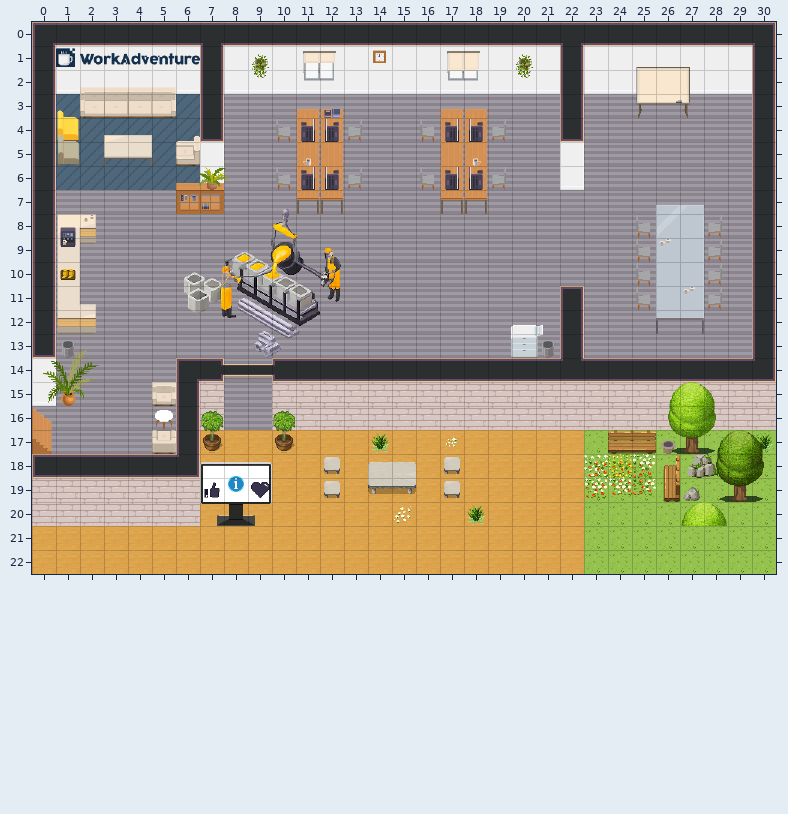
Tiled map (JSON): office.tmj. The picture above was drawn from the file before the commit.
Cells are 32x32 px. Shown: x 0..30, y 0..22.
After the commit:
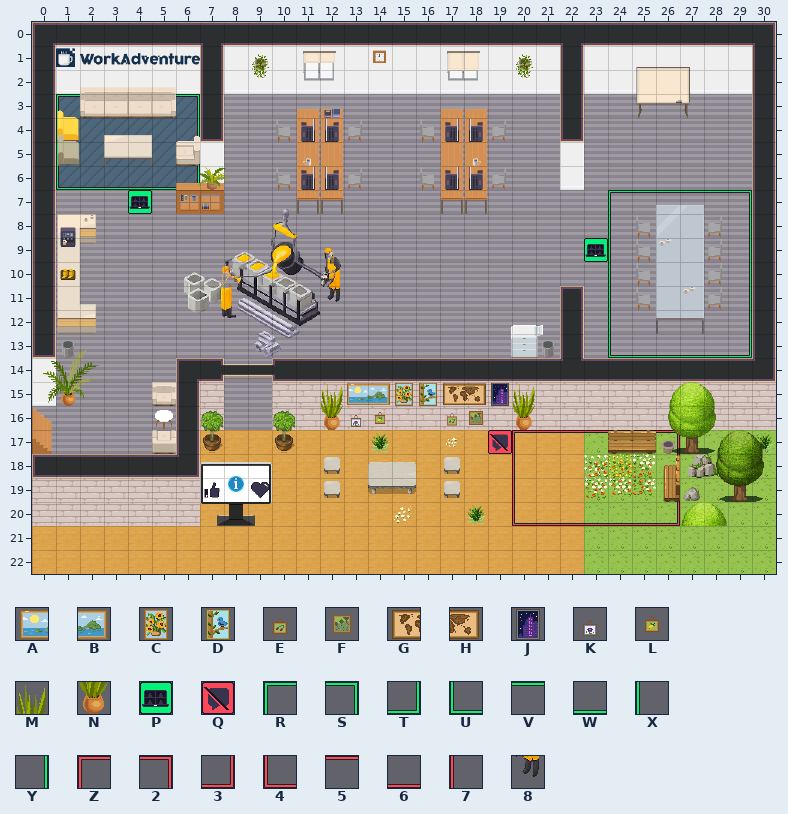
Key: from "WA_Decoration": A 0, B 1, C 2, D 3, E 4, F 5, G 24, H 25, J 26, K 27, L 28, M 75, N 87; from "WA_User_Interface": P 21, Q 60, R 161, S 162, T 163, U 164, V 165, W 166, X 167, Y 168, Z 239, 2 240, 3 241, 4 242, 5 243, 6 244, 7 245; from "istock_02": 8 66.
_ is an empty cell.
Tiles of an added or newly shown layer are drawn over the layers below it.
Diff:
Changed rows in their new state; . is an unchanged cell.
Layer "floor/floor2" (now shown):
first column x 1:
 3 R....S.......................
 4 X....Y.......................
 5 X............................
 6 UWWWWT.......................
 7 ...P...................RVVVVS
 8 .......................X....Y
 9 ......................PX....Y
10 .......................X....Y
11 .......................X....Y
12 .......................X....Y
13 .......................UWWWWT
first column x 19:
17 QZ555552
18 .7......
19 .7......
20 .4666663
Layer "furniture/furniture2":
first column x 12:
15 MABCDGHJM
16 NKL..EF.N
Layer "above/above2":
first column x 12:
11 8
Boxes around the changes in both pictures, in picture pixels (x1, y1, x2, y2):
added: (56, 94, 200, 214)
added: (584, 190, 752, 358)
added: (327, 286, 340, 300)
added: (321, 383, 680, 526)
